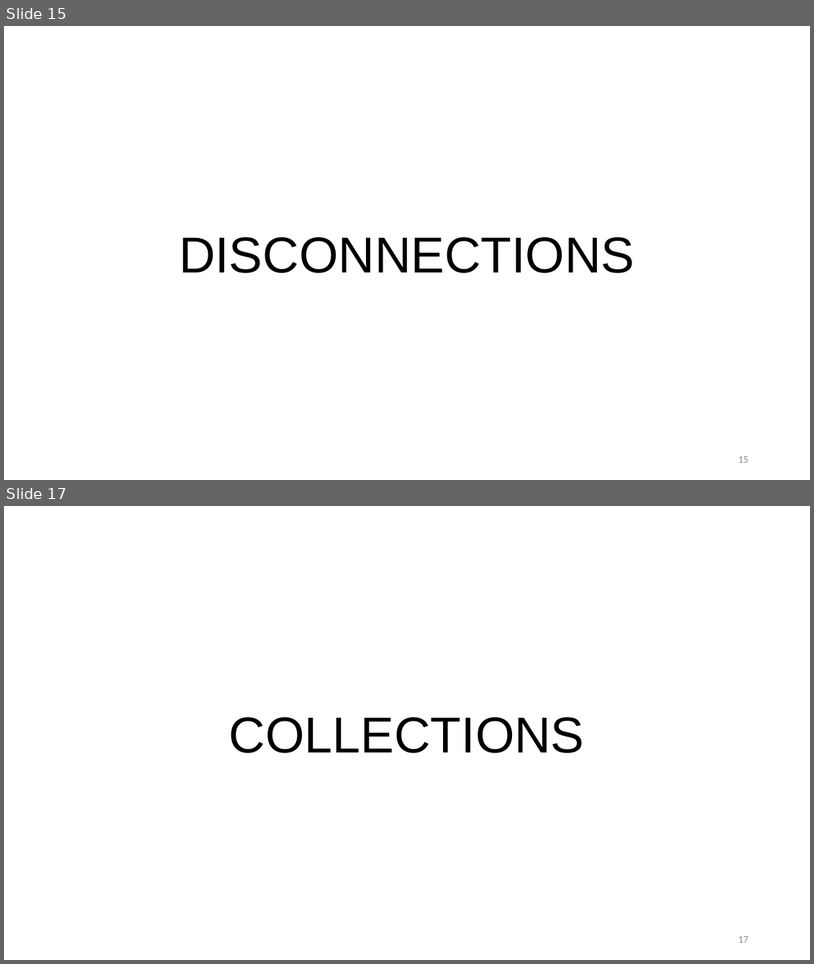
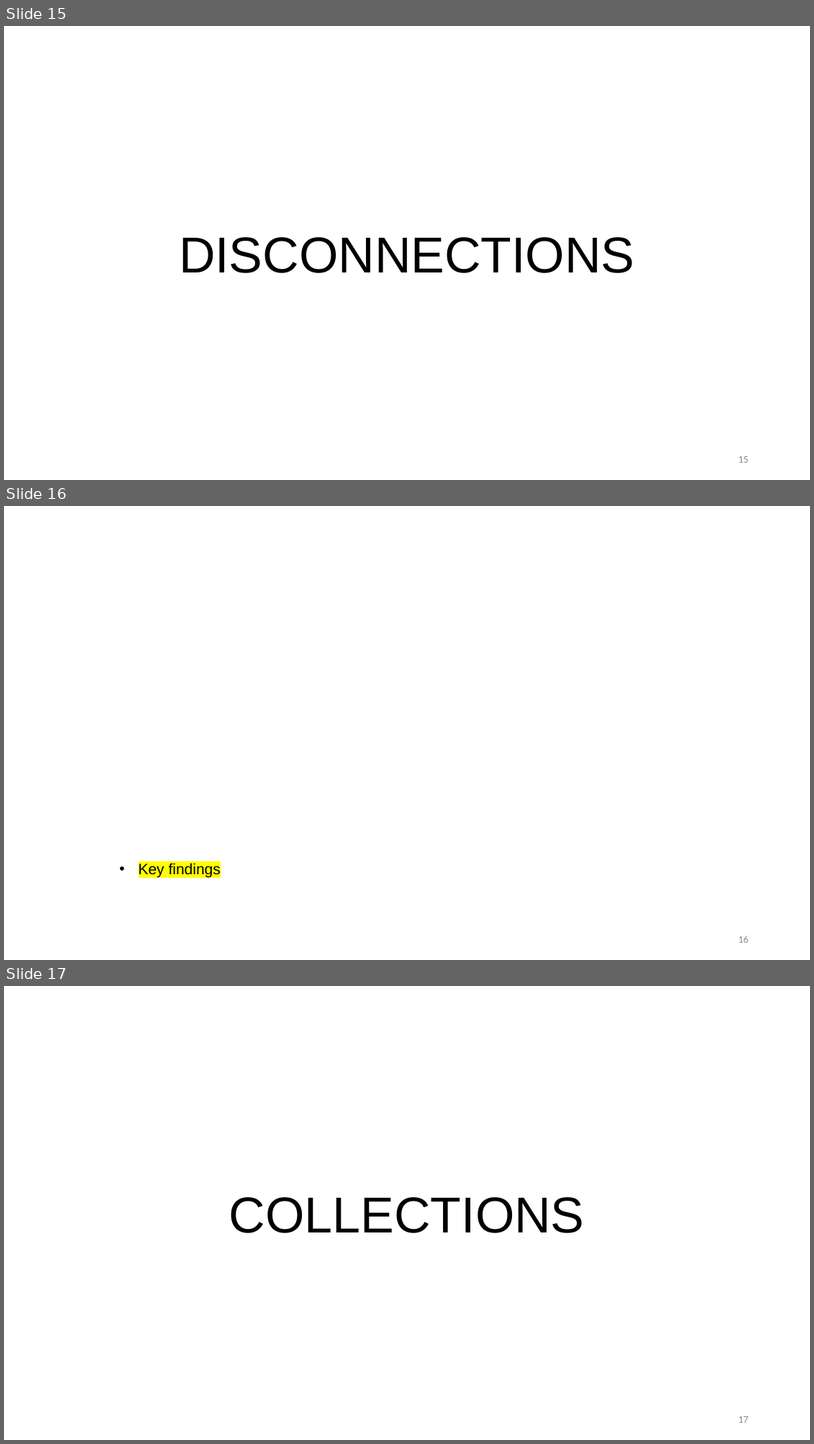
Before and after one commit to pmason314/nwec, a slide deck: nwec/utility_reporting/analysis/200281 Analysis Template.pptx. Shown one above the other, each under a label of ours: slides 15 and 17 before the commit, slides 15, 16 and 17 after it; the slides between them are not shown. The pictures are 814x964 and 814x1444 pixels, drawn with LibreOffice and Linux fonts; fonts in the diff are those of the drawing. Boxes give left, top, right and bottom in pixels: in the first picture for what was removed or moved away, otherwise in the second. Text is boxed around its words. In the diff, an @@ line names an element or a change of style, - is before the commit and + after.

```diff
--- a/nwec/utility_reporting/analysis/200281 Analysis Template.pptx
+++ b/nwec/utility_reporting/analysis/200281 Analysis Template.pptx
@@ slide 16 added at (x1=4, y1=506, x2=810, y2=960), background #FFFFFF @@
@@ text added at (x1=139, y1=862, x2=221, y2=878), 18 pt, text #000000 @@
+• Key findings
@@ page number added at (x1=738, y1=936, x2=748, y2=942), 12 pt, text #8C8C8C @@
+16
```
Also in this commit, not shown: 1 slide changed, 1 other slide added, 2 slides removed, 14 other files.
